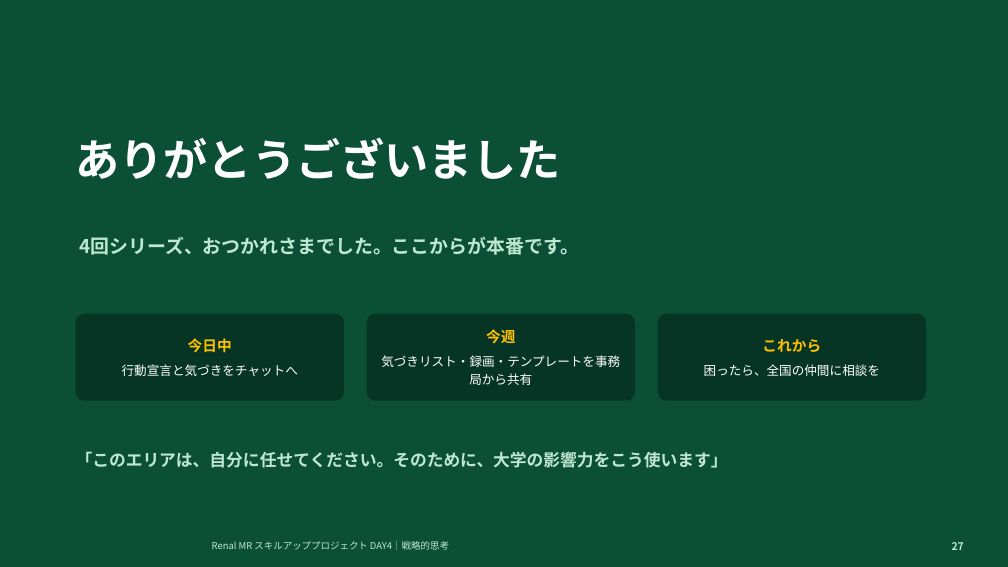
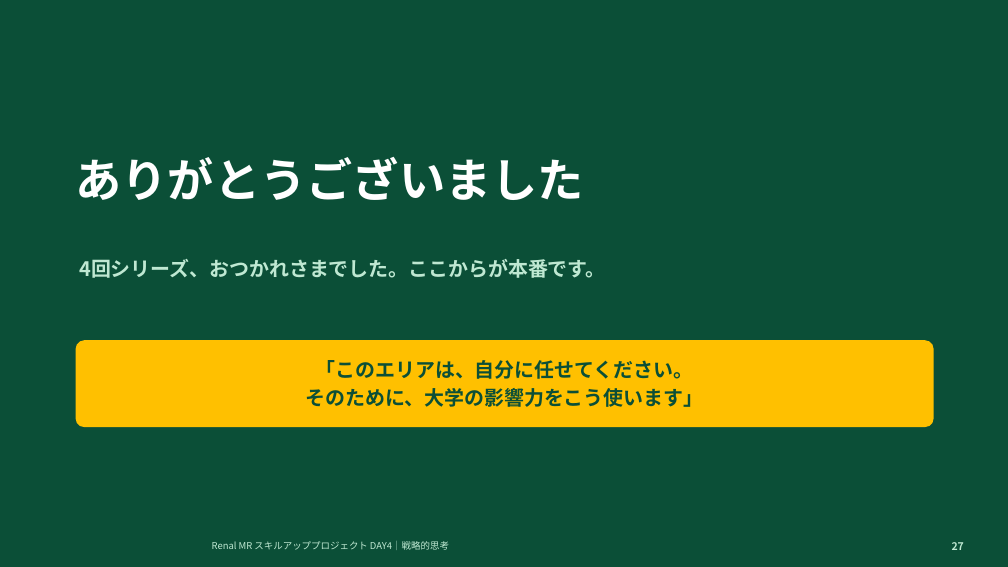
Before and after one commit to TAKUYA-1187/Claude, a slide deck: slide 27 of novartis_training/DAY4_ちょっと分かるだけで世界が変わる.pptx. Drawn at 1008x567 pixels with LibreOffice and Linux fonts; fonts in the diff are those of the drawing; background and template pictures are left out. Boxes give left, top, right and bottom in pixels: in the first picture for what was removed or moved away, otherwise in the second. Text is boxed around its words. In the diff, an @@ line names an element or a change of style, - is before the commit and + after.

```diff
--- a/novartis_training/DAY4_ちょっと分かるだけで世界が変わる.pptx
+++ b/novartis_training/DAY4_ちょっと分かるだけで世界が変わる.pptx
@@ text "ありがとうございました": place and size @@
-text "ありがとうございました" at (76, 137, 561, 179)
+text "ありがとうございました" at (76, 157, 584, 200)
@@ text "ありがとうございました" at (76, 157, 584, 200): size 42 to 44 pt @@
@@ text "4回シリーズ、おつかれさまでした。ここからが本番です。": place and size @@
-text "4回シリーズ、おつかれさまでした。ここからが本番です。" at (79, 237, 579, 255)
+text "4回シリーズ、おつかれさまでした。ここからが本番です。" at (79, 259, 605, 278)
@@ text "4回シリーズ、おつかれさまでした。ここからが本番です。" at (79, 259, 605, 278): size 18 to 19 pt @@
@@ rounded rectangle removed at (76, 314, 344, 401) @@
-今日中
-行動宣言と気づきをチャットへ
@@ rounded rectangle removed at (367, 314, 635, 401) @@
-今週
-気づきリスト・録画・テンプレートを事務局から共有
@@ rounded rectangle removed at (658, 314, 926, 401) @@
-これから
-困ったら、全国の仲間に相談を
@@ rounded rectangle "「このエリアは、自分に任せてください。": place and size @@
-rounded rectangle "「このエリアは、自分に任せてください。" at (76, 451, 728, 468)
+rounded rectangle "「このエリアは、自分に任せてください。" at (76, 340, 934, 427)
@@ rounded rectangle "「このエリアは、自分に任せてください。" at (76, 340, 934, 427): vertical alignment top to middle; fill none to #FFC000 @@
@@ text in rounded rectangle at (306, 360, 704, 407): text changed; size 16 to 19 pt; text colour #BFE8D2 to #0B4F37 @@
-「このエリアは、自分に任せてください。そのために、大学の影響力をこう使います」
+「このエリアは、自分に任せてください。
+そのために、大学の影響力をこう使います」
```
Also in this commit, not shown: 25 other slides changed, 1 other file.
